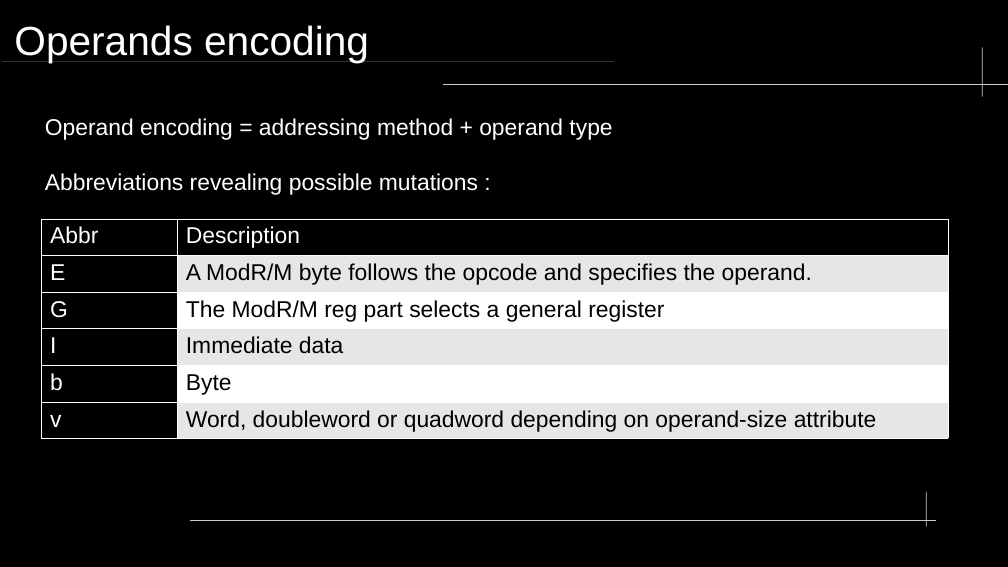
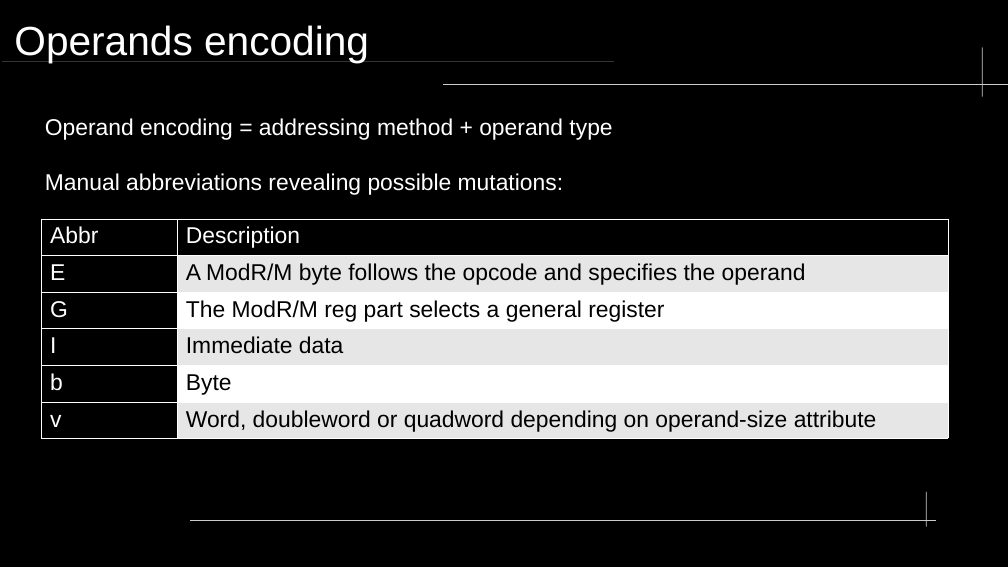
Before and after one commit to valkheim/transasm, a slide deck: slide 7 of slides/slides.odp (slide 3 before the commit). Drawn at 1008x567 pixels with LibreOffice and Linux fonts; fonts in the diff are those of the drawing. Boxes give left, top, right and bottom in pixels: in the first picture for what was removed or moved away, otherwise in the second. Text is boxed around its words. In the diff, an @@ line names an element or a change of style, - is before the commit and + after.

```diff
--- a/slides/slides.odp
+++ b/slides/slides.odp
@@ text at box(45, 173, 563, 195): text changed @@
-Abbreviations revealing possible mutations :
+Manual abbreviations revealing possible mutations:
@@ table at box(41, 219, 949, 436) @@
-row 2, column 2: A ModR/M byte follows the opcode and specifies the operand.
+row 2, column 2: A ModR/M byte follows the opcode and specifies the operand
```
Also in this commit, not shown: 3 other slides changed, 2 slides added, 1 other file.
